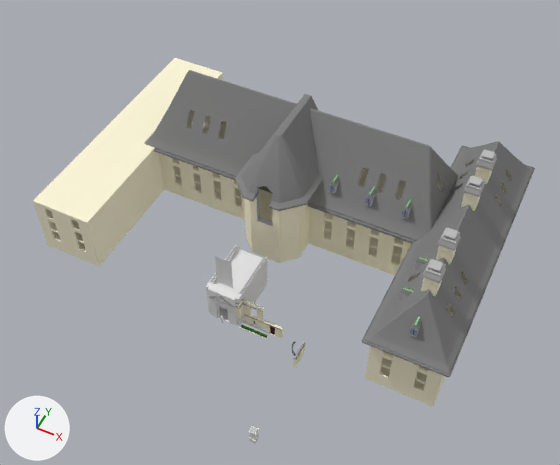
What one commit did to the Blender file Assets/mansion.blend.
Both versions are drawn from a camera (50 mm lens) standing at (29.5, -44.3, 74.5) and looking at (0.2, 14.3, 1.2). The axes (+X, +Y, +Z) are drawn at lower left. The lights are the same throughout.

Script lines for the objects in view, before the commit:
```python
me_cube_009 = bpy.data.meshes.new('Cube.009')
me_cube_009.from_pydata(...)  # 273 vertices, 230 faces; spans x -1.75..1.75, y -0.2..6.03, z 0.0..4.31
# faces by material slot: [179, 51]
me_cube_009.materials.append(mat_main_002)  # its picture is missing
me_cube_009.materials.append(mat_trim)  # its picture is missing
me_cube_010 = bpy.data.meshes.new('Cube.010')
me_cube_010.from_pydata(...)  # 64 vertices, 46 faces; spans x 0.0..4.6, y -22.1..-9.8, z 0.0..17.5
me_cube_010.polygons.foreach_set('use_smooth', [True] * 46)
# faces by material slot: [11, 4, 31]
me_cube_010.materials.append(mat_trim_003)  # its picture is missing
me_cube_010.materials.append(mat_plaster)  # its picture is missing
me_cube_010.materials.append(mat_roof_001)  # its picture is missing
me_cube_041 = bpy.data.meshes.new('Cube.041')
me_cube_041.from_pydata(...)  # 221 vertices, 164 faces; spans x 0.0..4.7, y 0.0..16.8, z 7.4..13.6
me_cube_041.polygons.foreach_set('use_smooth', [True] * 164)
# faces by material slot: [24, 140]
me_cube_041.materials.append(mat_rust)  # its picture is missing
me_cube_041.materials.append(mat_roof_001)  # its picture is missing
ob_cube_002 = bpy.data.objects.new('Cube.002', me_cube_009)
ob_cube_002.location = (0.0, 0.0, 0.0)
ob_cube_002.scale = (1.18, 1.18, 1.18)
ob_cube_021 = bpy.data.objects.new('Cube.021', me_cube_010)
ob_cube_021.location = (0.0, 0.0, 0.0)
ob_cube_021.rotation_euler = (0.0, 0.0, 3.142)  # degrees (0, 0, 180)
_m = ob_cube_021.modifiers.new('Mirror', 'MIRROR')
ob_cube_027 = bpy.data.objects.new('Cube.027', me_cube_041)
ob_cube_027.location = (21.7, 16.2, 0.0)
ob_cube_027.rotation_euler = (0.0, 0.0, 3.142)  # degrees (0, 0, 180)
_m = ob_cube_027.modifiers.new('Mirror', 'MIRROR')
_m.use_axis = (True, True, False)
# also in view: 'Cube.020' at (0.0, 16.2, 4.0); 'Cube.024' at (0.0, 20.8, 12.1); 'Cube.017' at (21.7, 9.6, 14.4); 'Cube.019' at (21.7, 18.0, 14.4); 'Cube.014' at (21.7, 5.0, 14.4)
```
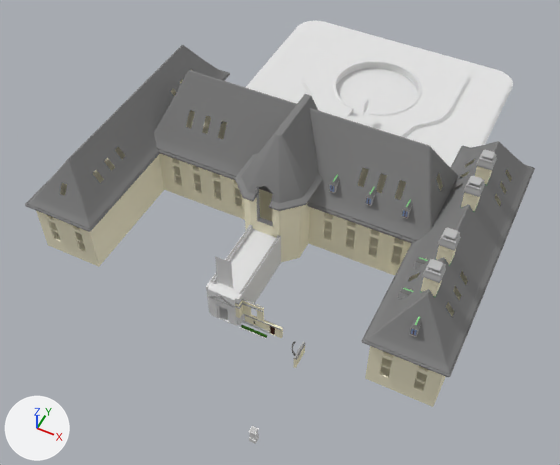
Location of each change, [x1, y1, x2, y2] in pixels of the pictures (560 x 465 px; the box of a moved part takes in the faces that stretch with it):
'Cube.029', added
    after: [245, 21, 513, 167]
'Cube.023', added
    after: [25, 45, 230, 232]
'Cube.002', reshaped
    before: [206, 245, 267, 326]
    after: [206, 224, 281, 326]
part 1 of me_cube_009, moved or reshaped
    before: [237, 246, 267, 285]
    after: [237, 224, 281, 285]

Edits to the bpy script that builds the scene:
```text
Change me_cube_009:
    where me_cube_009.from_pydata(...)  # 273 vertices, 230 faces; spans x -1.75..1.75, y -0.2..6.03, z 0.0..4.31
    used by ob_cube_002; location = (0.0, 0.0, 0.0); scale = (1.18, 1.18, 1.18)
    me_cube_009 part 1: all 42 vertices in x -1.75..1.75, y 5.97..6.03, z 0.0..4.31 are moved by (0.0, 4.59, 0.0)
Add me_cube_017:
    me_cube_017.from_pydata(...)  # 477 vertices, 387 faces; spans x 0.0..18.4, y -6.8..28.3, z -0.4..1.1
Add ob_cube_029:
    ob_cube_029 = bpy.data.objects.new('Cube.029', me_cube_017)
    ob_cube_029.location = (0.0, 33.0, -0.2)
    _m = ob_cube_029.modifiers.new('Mirror', 'MIRROR')
    _m = ob_cube_029.modifiers.new('EdgeSplit', 'EDGE_SPLIT')
    _m.split_angle = 1.527
Add ob_cube_023:
    ob_cube_023 = bpy.data.objects.new('Cube.023', me_cube_041.copy())  # the mesh of ob_cube_027
    ob_cube_023.location = (-21.6, 16.2, 0.0)
    ob_cube_023.rotation_euler = (0.0, 0.0, 3.142)  # degrees (0, 0, 180)
    _m = ob_cube_023.modifiers.new('Mirror', 'MIRROR')
    _m.use_axis = (True, True, False)
```
